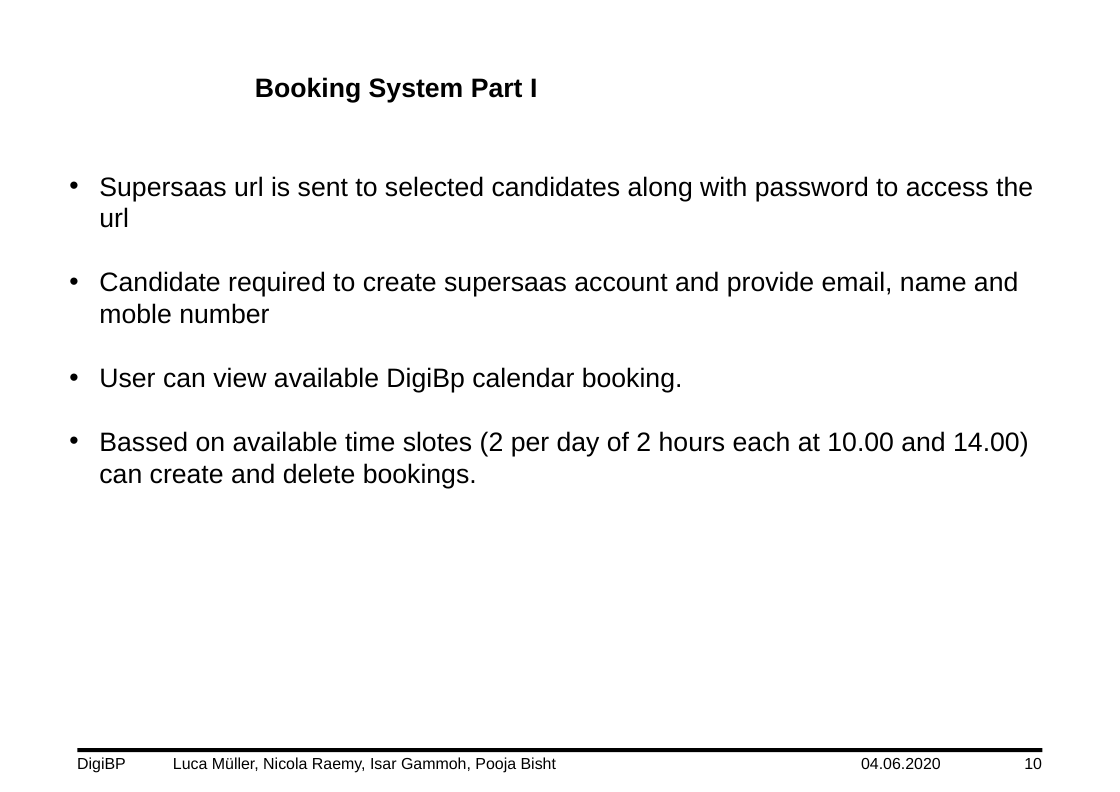
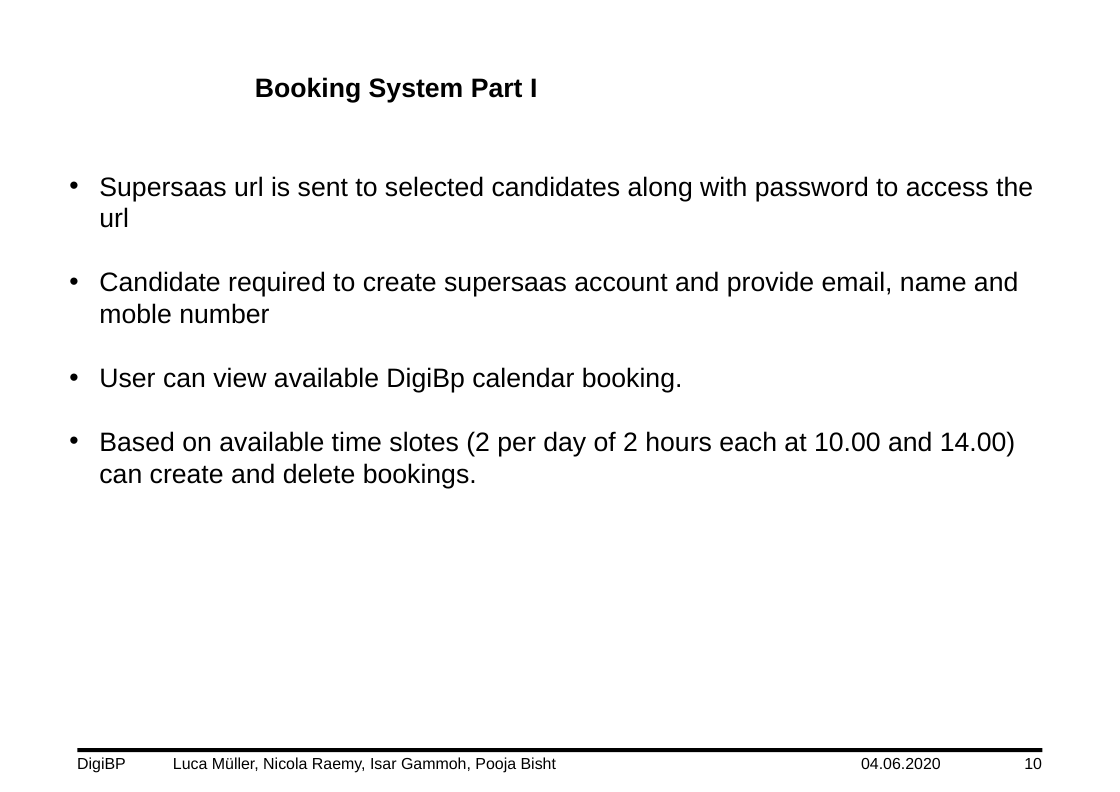
Before and after one commit to DigiBP/DigiBP_DanishBlue, a slide deck: slide 10 of Presentation/DigiBP_DanishBlue_Presentation_V0.3.pptx. Drawn at 1120x792 pixels with LibreOffice and Linux fonts; fonts in the diff are those of the drawing; background and template pictures are left out. Boxes give left, top, right and bottom in pixels: in the first picture for what was removed or moved away, otherwise in the second. Text is boxed around its words. In the diff, an @@ line names an element or a change of style, - is before the commit and + after.

Commit message:
added publish joba and booking system

```diff
--- a/Presentation/DigiBP_DanishBlue_Presentation_V0.3.pptx
+++ b/Presentation/DigiBP_DanishBlue_Presentation_V0.3.pptx
@@ text at box(99, 431, 1015, 488): text changed @@
-• Bassed on available time slotes (2 per day of 2 hours each at 10.00 and 14.00) can create and delete bookings.
+• Based on available time slotes (2 per day of 2 hours each at 10.00 and 14.00) can create and delete bookings.
```
Also in this commit, not shown: 1 other file.
